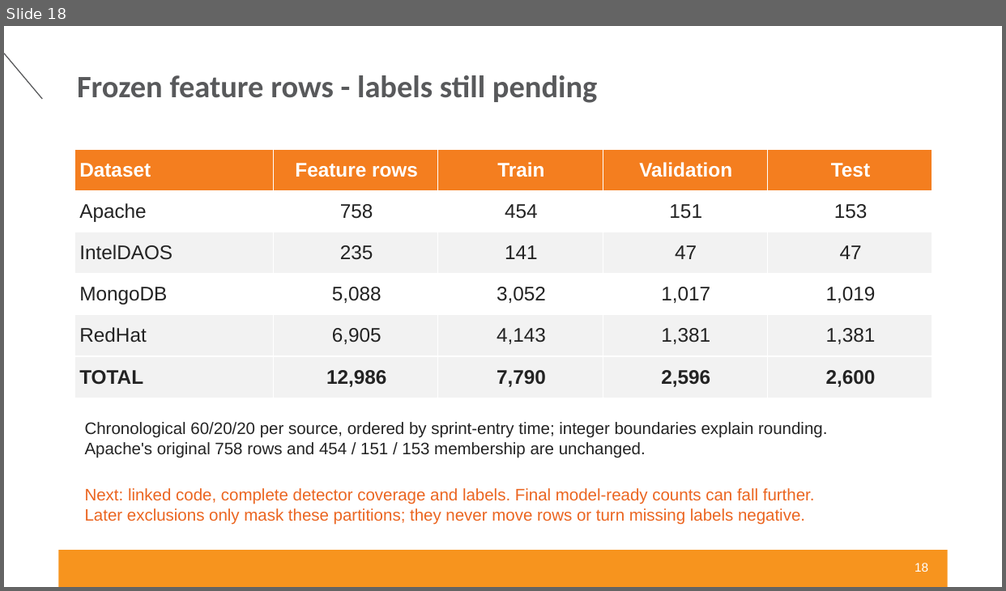
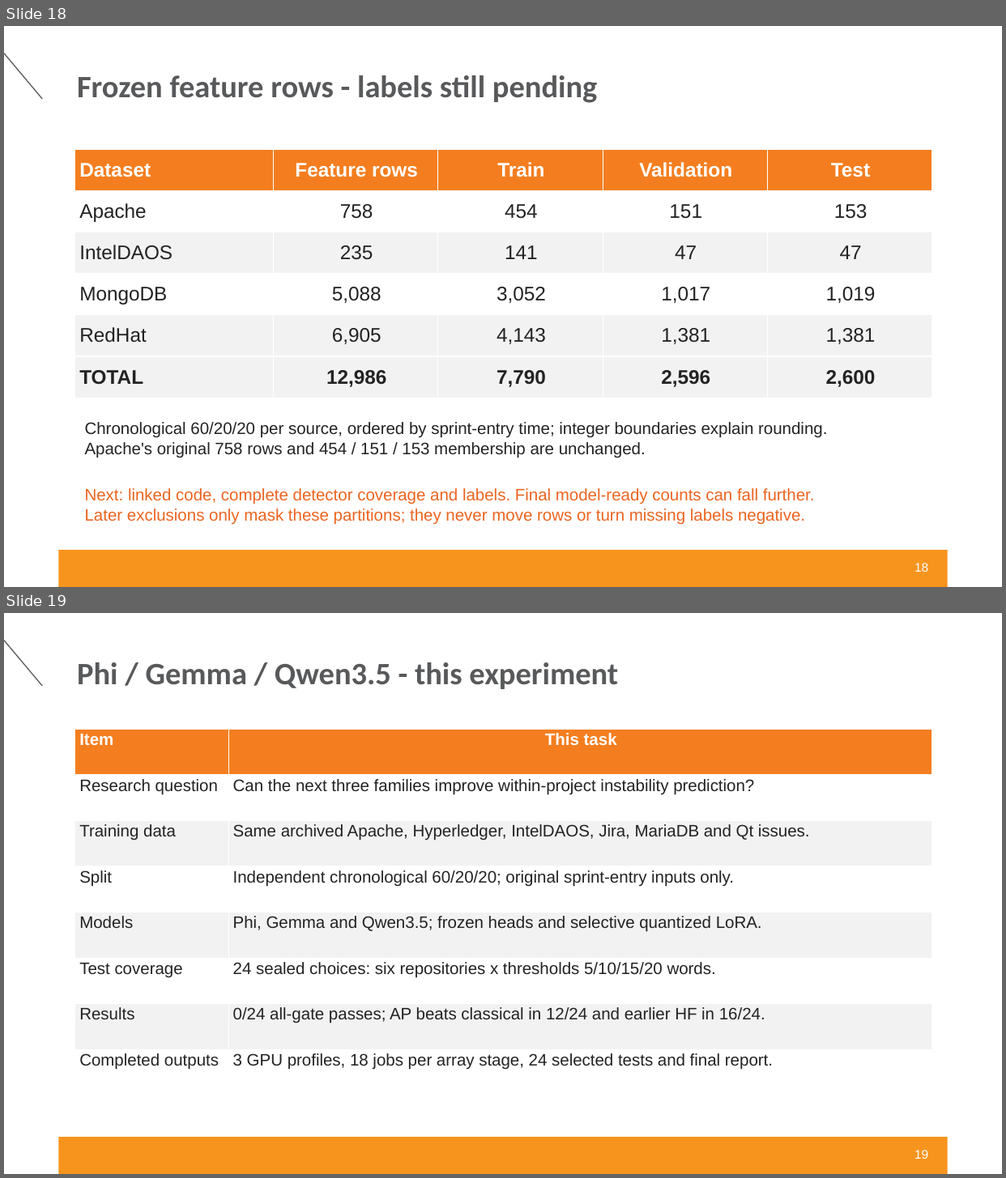
Before and after one commit to yakovelmaleh/Master, a slide deck: Tasks/sprint-data-analysis-summary/results/Master-Sprint-Summary-2026-10-08.pptx. Shown one above the other, each under a label of ours: slide 18 before the commit, slides 18 and 19 after it. The pictures are 1006x591 and 1006x1178 pixels, drawn with LibreOffice and Linux fonts; fonts in the diff are those of the drawing; background and template pictures are left out. Boxes give left, top, right and bottom in pixels: in the first picture for what was removed or moved away, otherwise in the second. Text is boxed around its words. In the diff, an @@ line names an element or a change of style, - is before the commit and + after.

```diff
--- a/Tasks/sprint-data-analysis-summary/results/Master-Sprint-Summary-2026-10-08.pptx
+++ b/Tasks/sprint-data-analysis-summary/results/Master-Sprint-Summary-2026-10-08.pptx
@@ slide 19 added at <box>4,613,1002,1174</box>, background #FFFFFF; not listed: 2 template elements that a slide beside it also shows @@
@@ title added at <box>77,662,618,689</box>, 30 pt, text #58595B, bold @@
+Phi / Gemma / Qwen3.5 - this experiment
@@ table added at <box>75,729,932,1096</box>, 8 rows, 2 columns @@
+Item | This task
+Research question | Can the next three families improve within-project instability prediction?
+Training data | Same archived Apache, Hyperledger, IntelDAOS, Jira, MariaDB and Qt issues.
+Split | Independent chronological 60/20/20; original sprint-entry inputs only.
+Models | Phi, Gemma and Qwen3.5; frozen heads and selective quantized LoRA.
+Test coverage | 24 sealed choices: six repositories x thresholds 5/10/15/20 words.
+Results | 0/24 all-gate passes; AP beats classical in 12/24 and earlier HF in 16/24.
+Completed outputs | 3 GPU profiles, 18 jobs per array stage, 24 selected tests and final report.
@@ text added at <box>914,1150,928,1159</box>, 12 pt, text #FFFFFF @@
+19
```
Also in this commit, not shown: 29 other slides added, 5 other files.
